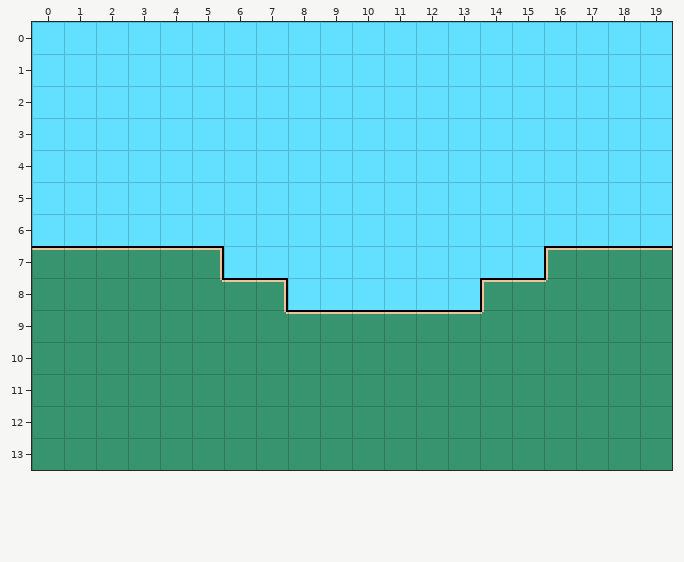
Tiled map, stored at assets/Tilemaps/TestMap.tmx. The picture above was drawn from the file before the commit.
Cells are 16x16 px. Shown: x 0..19, y 0..13.
After:
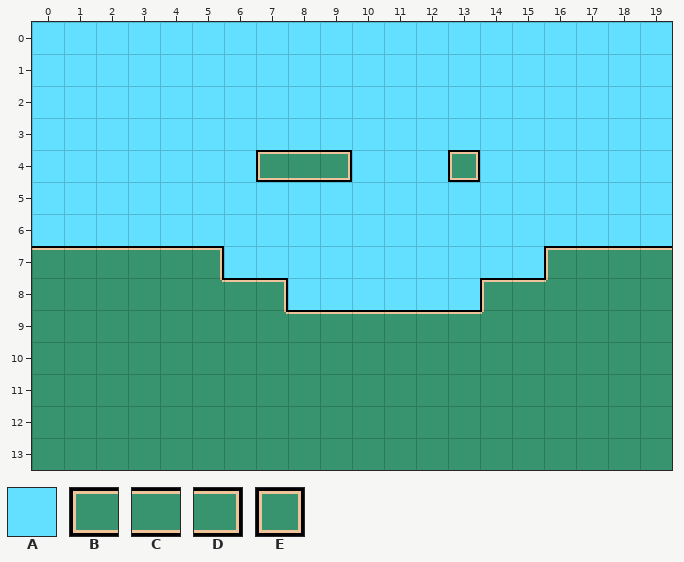
Key: from "TestTileset": A 9, B 30 "Wall", C 31 "Wall", D 32 "Wall", E 33 "Wall".
_ is an empty cell.
Tiles replaced or removed in this view: A.
Change:
Changed rows in their new state; . is an unchanged cell.
Layer "Tile Layer 1":
first column x 7:
 4 BCD...E
Boxes around the changes in both pictures, in picture pixels (x1, y1, x2, y2):
changed: (256, 150, 352, 182)
changed: (448, 150, 480, 182)
